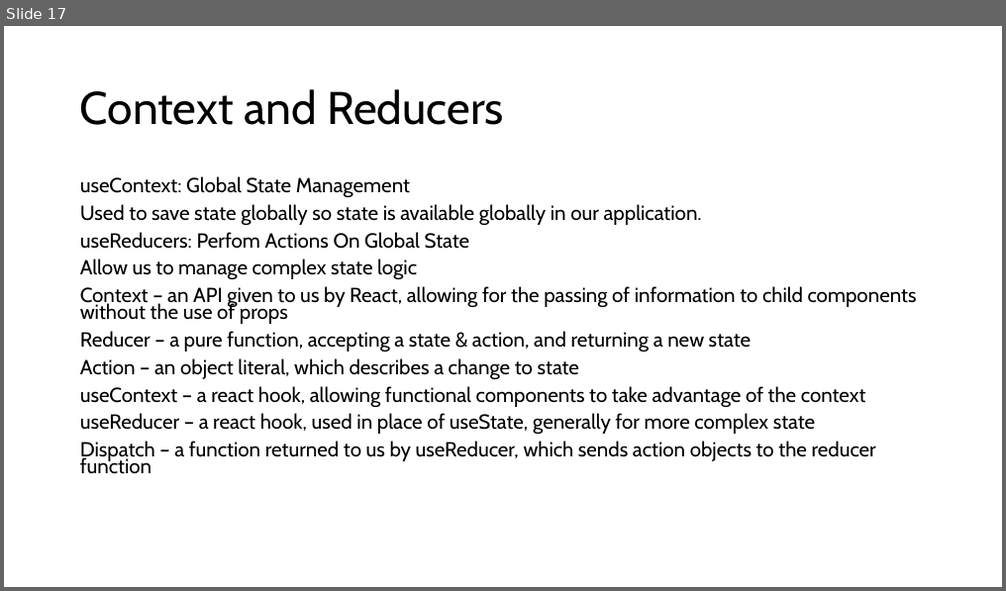
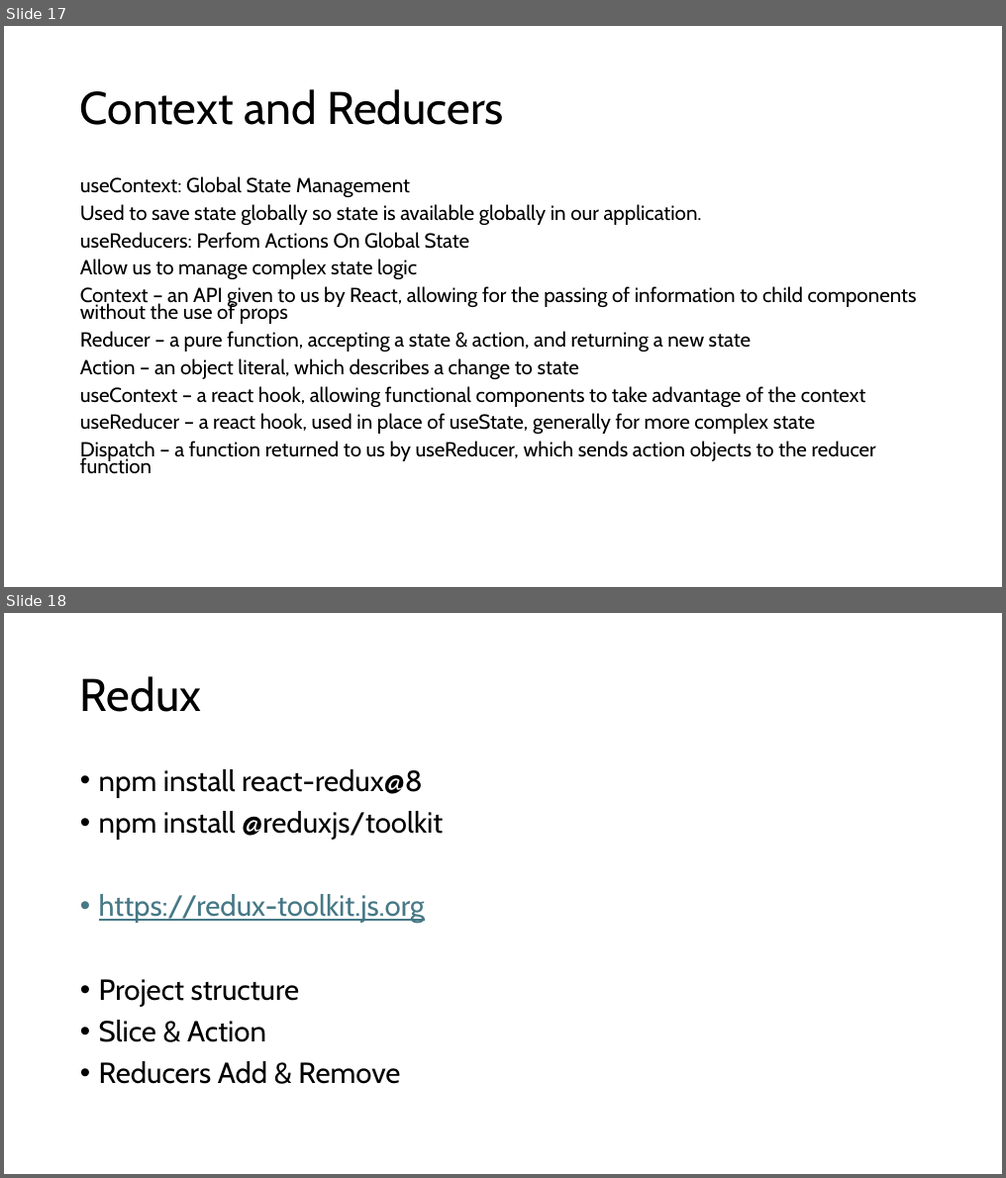
Before and after one commit to PiyushChaturvedii/Batch05, a slide deck: react/react.pptx. Shown one above the other, each under a label of ours: slide 17 before the commit, slides 17 and 18 after it. The pictures are 1006x591 and 1006x1178 pixels, drawn with LibreOffice and Linux fonts; fonts in the diff are those of the drawing. Boxes give left, top, right and bottom in pixels: in the first picture for what was removed or moved away, otherwise in the second. Text is boxed around its words. In the diff, an @@ line names an element or a change of style, - is before the commit and + after.

```diff
--- a/react/react.pptx
+++ b/react/react.pptx
@@ slide 18 added at <box>4,613,1002,1174</box>, background #FFFFFF @@
@@ title added at <box>80,676,201,712</box>, 44 pt, text #000000 @@
+Redux
@@ text added at <box>99,769,443,1084</box>, 28 pt, text #000000 @@
+• npm install react-redux@8
+• npm install @reduxjs/toolkit
+• https://redux-toolkit.js.org
+• Project structure
+• Slice & Action
+• Reducers Add & Remove
```
Also in this commit, not shown: 3 other files.
